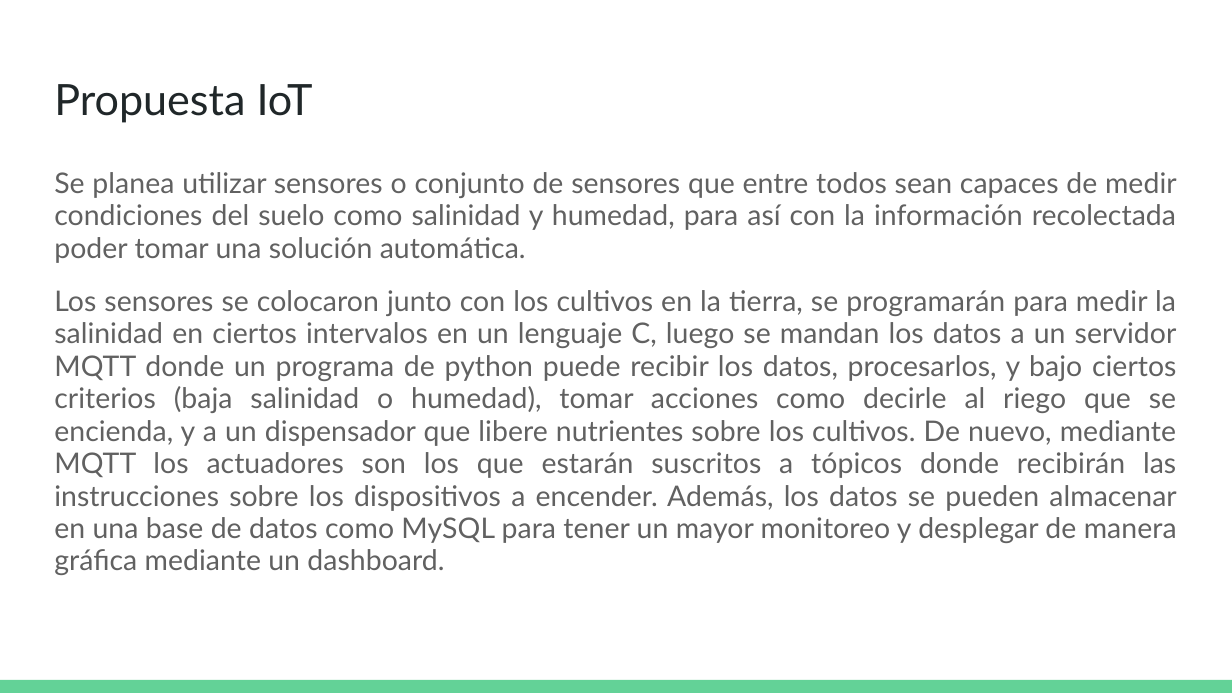
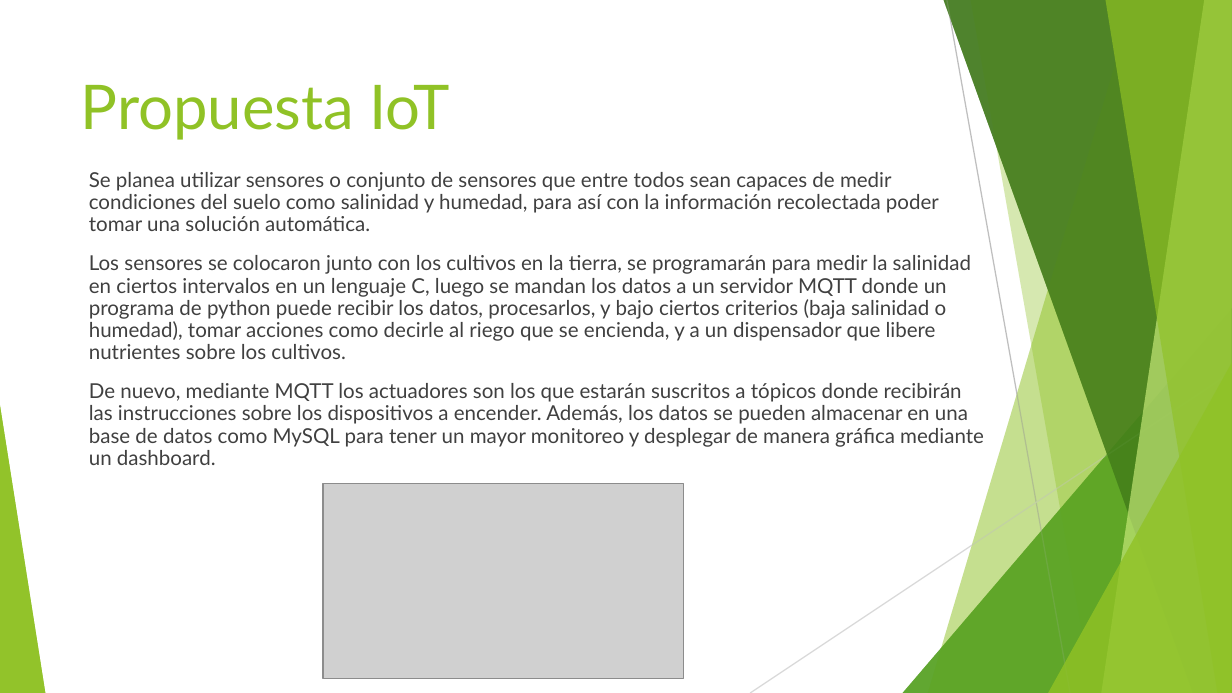
Before and after one commit to themanfred/trabajoFinalG7, a slide deck: slide 5 of Problema medioambiental.pptx. Drawn at 1232x693 pixels with LibreOffice and Linux fonts; fonts in the diff are those of the drawing; grey boxes stand for pictures. Boxes give left, top, right and bottom in pixels: in the first picture for what was removed or moved away, otherwise in the second. Text is boxed around its words. In the diff, an @@ line names an element or a change of style, - is before the commit and + after.

```diff
--- a/Problema medioambiental.pptx
+++ b/Problema medioambiental.pptx
@@ title "Propuesta IoT" moved from (x1=54, y1=84, x2=313, y2=123) to (x1=81, y1=85, x2=450, y2=140) @@
@@ title "Propuesta IoT" at (x1=81, y1=85, x2=450, y2=140): size 25.2 to 36 pt, text colour #202729 to #90C226 @@
@@ text "Se planea utilizar sensores o ..." moved from (x1=54, y1=172, x2=1177, y2=575) to (x1=89, y1=172, x2=984, y2=465) @@
@@ text at (x1=89, y1=172, x2=939, y2=231): size 16.6 to 12 pt, text colour #616161 to #404040 in "Se planea utilizar sensores o conjunto de ..."; alignment justified to left; line spacing 0.95 to 0.9; more space between paragraphs @@
@@ text at (x1=89, y1=255, x2=984, y2=465): text changed; size 16.6 to 12 pt; text colour #616161 to #404040 @@
-Los sensores se colocaron junto con los cultivos en la tierra, se programarán para medir la salinidad en ciertos intervalos en un lenguaje C, luego se mandan los datos a un servidor MQTT donde un programa de python puede recibir los datos, procesarlos, y bajo ciertos criterios (baja salinidad o humedad), tomar acciones como decirle al riego que se encienda, y a un dispensador que libere nutrientes sobre los cultivos. De nuevo, mediante MQTT los actuadores son los que estarán suscritos a tópicos donde recibirán las instrucciones sobre los dispositivos a encender. Además, los datos se pueden almacenar en una base de datos como MySQL para tener un mayor monitoreo y desplegar de manera gráfica mediante un dashboard.
+Los sensores se colocaron junto con los cultivos en la tierra, se programarán para medir la salinidad en ciertos intervalos en un lenguaje C, luego se mandan los datos a un servidor MQTT donde un programa de python puede recibir los datos, procesarlos, y bajo ciertos criterios (baja salinidad o humedad), tomar acciones como decirle al riego que se encienda, y a un dispensador que libere nutrientes sobre los cultivos.
+De nuevo, mediante MQTT los actuadores son los que estarán suscritos a tópicos donde recibirán las instrucciones sobre los dispositivos a encender. Además, los datos se pueden almacenar en una base de datos como MySQL para tener un mayor monitoreo y desplegar de manera gráfica mediante un dashboard.
@@ group added at (x1=0, y1=0, x2=1232, y2=692): 5 freeform shapes, 3 triangles @@
@@ group added at (x1=0, y1=0, x2=1232, y2=693): 5 freeform shapes, 3 triangles, 2 lines @@
@@ picture added at (x1=323, y1=484, x2=684, y2=679) @@
@@ rectangle removed at (x1=0, y1=680, x2=1232, y2=693) @@
```
Also in this commit, not shown: 4 other slides changed, 2 slides added.
